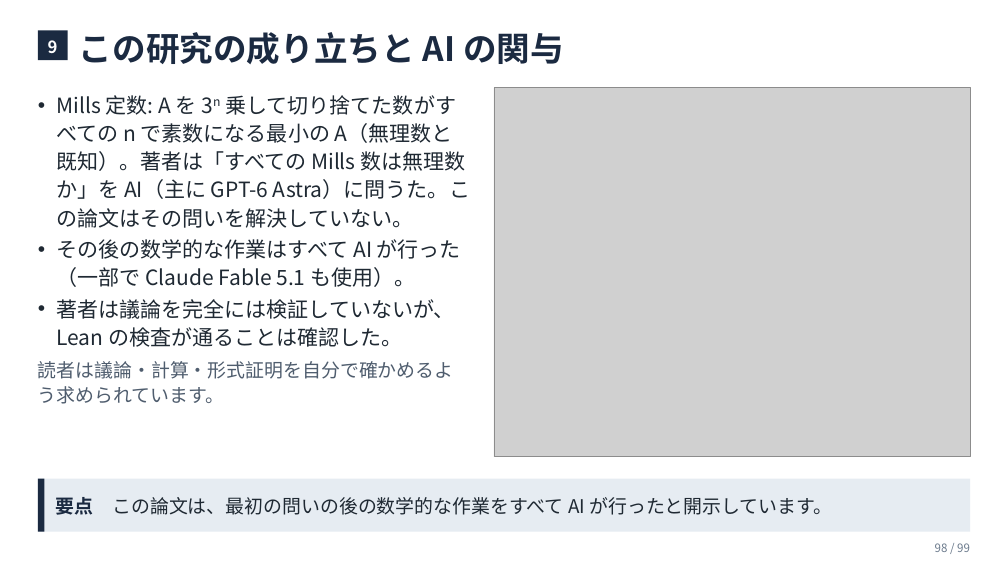
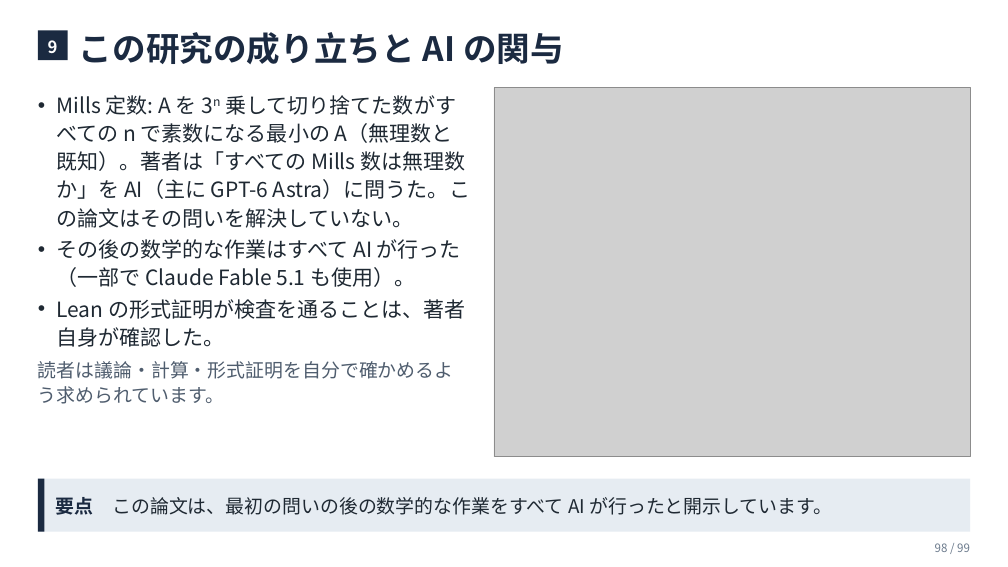
Before and after one commit to ixixi/rational-floor-certificates, a slide deck: slide 98 of slides/paper-explained-ja.pptx. Drawn at 1008x567 pixels with LibreOffice and Linux fonts; fonts in the diff are those of the drawing; grey boxes stand for pictures. Boxes give left, top, right and bottom in pixels: in the first picture for what was removed or moved away, otherwise in the second. Text is boxed around its words. In the diff, an @@ line names an element or a change of style, - is before the commit and + after.

```diff
--- a/slides/paper-explained-ja.pptx
+++ b/slides/paper-explained-ja.pptx
@@ text at <box>56,299,466,347</box>: text changed @@
-• 著者は議論を完全には検証していないが、Lean の検査が通ることは確認した。
+• Lean の形式証明が検査を通ることは、著者自身が確認した。
```
Also in this commit, not shown: 2 other slides changed, 20 other files.
